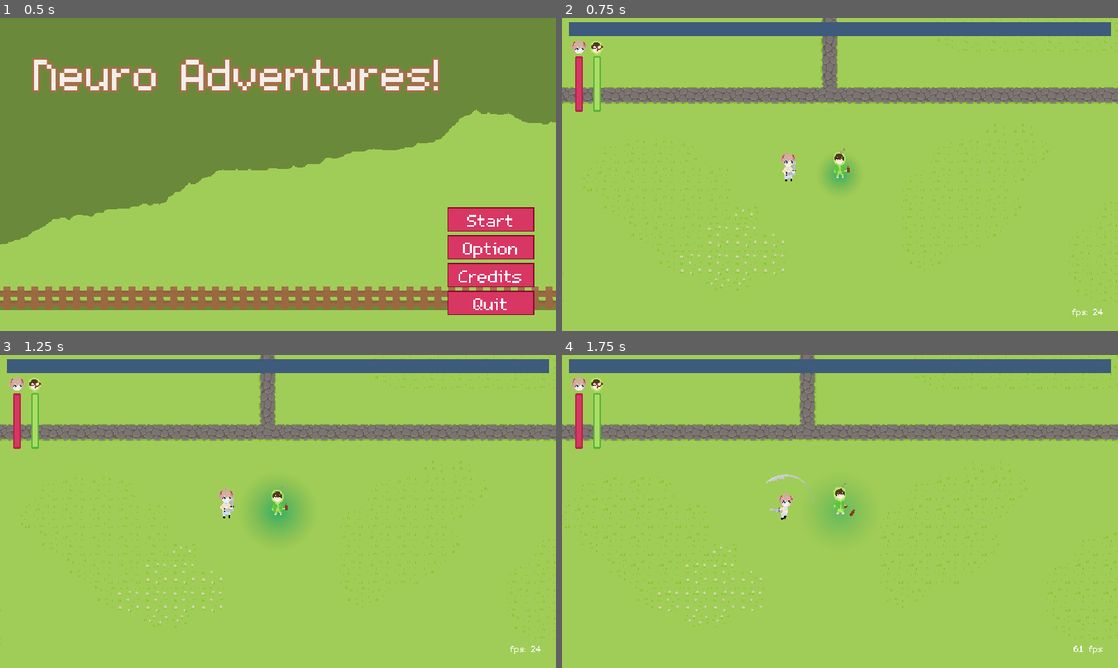
Above: before the commit, frames 1-4 (two rows, left to right).
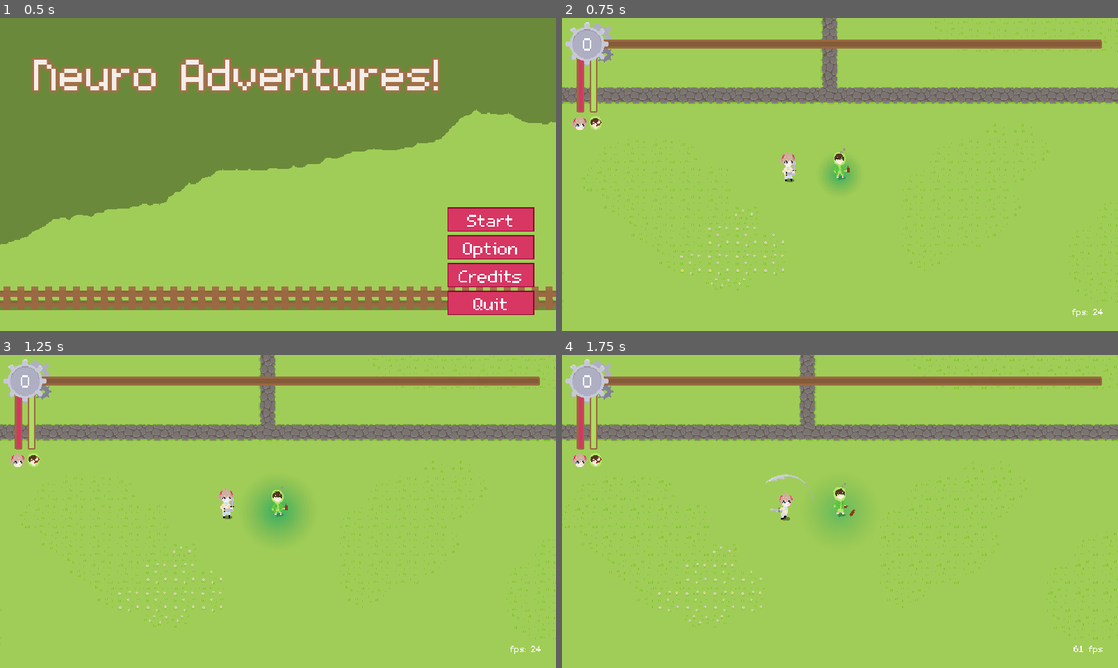
Above: after the commit, the same moments.

Repository: KotgeDev/Neuro-Adventures
Game: Godot game, scene res://scenes/ui/menu.tscn
Same seed, same stepped clock (60 frames per second), same inputs: the game is played once before the commit and once after it.
Inputs (mouse positions are in pixels of both pictures, inside the frame that each line leads up to):
- Up to frame 1 (0.5 s): no input
- Up to frame 2 (0.75 s): click "Start" at 0.5 s
- Up to frame 3 (1.25 s): no input
- Up to frame 4 (1.75 s): move the mouse to (962, 495) at 1.27 s; hold D (right) from 1.28 s (still down)

Frame 1 is identical in both runs. In frame 2, 8.1% of the frame differs, in the area x 0-99%, y 1-53%; in frame 3, 8.1%; in frame 4, 8.1%.

Commit message:
UI update and shadows

Diff:
--- a/scenes/characters/ais/neuro.tscn
+++ b/scenes/characters/ais/neuro.tscn
@@ -1,8 +1,15 @@
-[gd_scene load_steps=2 format=3 uid="uid://huy32vwhqidx"]
+[gd_scene load_steps=4 format=3 uid="uid://huy32vwhqidx"]
 
 [ext_resource type="PackedScene" uid="uid://y36yytk34v0i" path="res://scenes/characters/ais/ai.tscn" id="1_jb3ag"]
+[ext_resource type="Texture2D" uid="uid://bt7f65bo75tpd" path="res://assets/shared/shadow_s.png" id="2_7mhap"]
+[ext_resource type="Script" path="res://scripts/shared/shadow.gd" id="3_cimke"]
 
 [node name="Neuro" instance=ExtResource("1_jb3ag")]
 
+[node name="Shadow" type="Sprite2D" parent="." index="5"]
+position = Vector2(1, -16)
+texture = ExtResource("2_7mhap")
+script = ExtResource("3_cimke")
+
 [editable path="CharacterAnimation"]
 [editable path="Hurtbox"]
--- a/scenes/characters/character_animation.tscn
+++ b/scenes/characters/character_animation.tscn
@@ -176,10 +176,8 @@
 position = Vector2(1, -16)
 texture = ExtResource("3_y5qvk")
 hframes = 4
-frame = 1
 
 [node name="RunSprite" type="Sprite2D" parent="."]
-visible = false
 position = Vector2(1, -16)
 texture = ExtResource("4_w5xph")
 hframes = 6
@@ -199,10 +197,3 @@
 anim_player = NodePath("../AnimationPlayer")
 parameters/conditions/idle = false
 parameters/conditions/is_running = false
-
-[node name="_AnimationPlayer_22136" type="AnimationPlayer" parent="."]
-active = false
-root_node = NodePath("../..")
-libraries = {
-"": SubResource("AnimationLibrary_4vs80")
-}
--- a/scenes/characters/collab_partners/vedal.tscn
+++ b/scenes/characters/collab_partners/vedal.tscn
@@ -1,7 +1,14 @@
-[gd_scene load_steps=2 format=3 uid="uid://b8oia7t2aewka"]
+[gd_scene load_steps=4 format=3 uid="uid://b8oia7t2aewka"]
 
 [ext_resource type="PackedScene" uid="uid://du60tw8uyoqwb" path="res://scenes/characters/collab_partners/collab_partner.tscn" id="1_isy60"]
+[ext_resource type="Texture2D" uid="uid://bt7f65bo75tpd" path="res://assets/shared/shadow_s.png" id="2_a2hfa"]
+[ext_resource type="Script" path="res://scripts/shared/shadow.gd" id="3_2qssh"]
 
 [node name="Vedal" instance=ExtResource("1_isy60")]
 
+[node name="Shadow" type="Sprite2D" parent="." index="5"]
+position = Vector2(1, -24)
+texture = ExtResource("2_a2hfa")
+script = ExtResource("3_2qssh")
+
 [editable path="Hurtbox"]
--- a/scenes/enemies/boss_scenes/archer_boss.tscn
+++ b/scenes/enemies/boss_scenes/archer_boss.tscn
@@ -1,9 +1,11 @@
-[gd_scene load_steps=10 format=3 uid="uid://q4do4wgq6uk8"]
+[gd_scene load_steps=12 format=3 uid="uid://q4do4wgq6uk8"]
 
 [ext_resource type="Script" path="res://scripts/enemies/boss_scenes/archer_boss.gd" id="1_ap1r1"]
 [ext_resource type="Texture2D" uid="uid://bfvq0ycqm6028" path="res://assets/enemies/elf_archer_boss_sheet.png" id="2_hnqa3"]
 [ext_resource type="PackedScene" uid="uid://cpp0tc7uqrv4" path="res://scenes/shared/hurtbox.tscn" id="2_ty24d"]
 [ext_resource type="PackedScene" uid="uid://mjwkfxpnwct6" path="res://scenes/shared/continuous_hitbox.tscn" id="3_dthlq"]
+[ext_resource type="Texture2D" uid="uid://bpxvb4opdk1xy" path="res://assets/shared/shadow_m.png" id="5_71wx5"]
+[ext_resource type="Script" path="res://scripts/shared/shadow.gd" id="6_fm7fl"]
 
 [sub_resource type="CircleShape2D" id="CircleShape2D_yjxll"]
 radius = 233.002
@@ -115,6 +117,11 @@
 wait_time = 3.0
 autostart = true
 
+[node name="Shadow" type="Sprite2D" parent="."]
+position = Vector2(-2, -18)
+texture = ExtResource("5_71wx5")
+script = ExtResource("6_fm7fl")
+
 [connection signal="take_damage" from="Hurtbox" to="." method="_on_hurtbox_take_damage"]
 [connection signal="timeout" from="PathfindTimer" to="." method="_on_pathfind_timer_timeout"]
 [connection signal="timeout" from="FireTimer" to="." method="_on_fire_timer_timeout"]
--- a/scenes/enemies/enemy_scenes/goblin.tscn
+++ b/scenes/enemies/enemy_scenes/goblin.tscn
@@ -1,7 +1,8 @@
-[gd_scene load_steps=6 format=3 uid="uid://bkt5lb2mqdpas"]
+[gd_scene load_steps=7 format=3 uid="uid://bkt5lb2mqdpas"]
 
 [ext_resource type="PackedScene" uid="uid://cx1nd5x2s6vyt" path="res://scenes/enemies/simple_enemy.tscn" id="1_ugo6b"]
 [ext_resource type="Texture2D" uid="uid://dj4uhpf43bgln" path="res://assets/enemies/goblin_sheet.png" id="2_6slxd"]
+[ext_resource type="Texture2D" uid="uid://bpxvb4opdk1xy" path="res://assets/shared/shadow_m.png" id="3_l8byq"]
 
 [sub_resource type="Animation" id="Animation_pgyfm"]
 length = 0.001
@@ -64,5 +65,9 @@
 "": SubResource("AnimationLibrary_u2hhj")
 }
 
+[node name="Shadow" parent="." index="7"]
+position = Vector2(0, -24)
+texture = ExtResource("3_l8byq")
+
 [editable path="Hurtbox"]
 [editable path="ContinuousHitbox"]
--- a/scenes/enemies/enemy_scenes/knight.tscn
+++ b/scenes/enemies/enemy_scenes/knight.tscn
@@ -1,7 +1,8 @@
-[gd_scene load_steps=6 format=3 uid="uid://dm83qecyj7rl6"]
+[gd_scene load_steps=7 format=3 uid="uid://dm83qecyj7rl6"]
 
 [ext_resource type="PackedScene" uid="uid://cx1nd5x2s6vyt" path="res://scenes/enemies/simple_enemy.tscn" id="1_j3dd8"]
 [ext_resource type="Texture2D" uid="uid://dyjv33cs7year" path="res://assets/enemies/knight_sheet.png" id="2_gstcd"]
+[ext_resource type="Texture2D" uid="uid://bpxvb4opdk1xy" path="res://assets/shared/shadow_m.png" id="3_05qd1"]
 
 [sub_resource type="Animation" id="Animation_dkgki"]
 length = 0.001
@@ -42,7 +43,7 @@
 }
 
 [node name="Knight" instance=ExtResource("1_j3dd8")]
-SPEED = 10.0
+SPEED = 20.0
 MAX_HEALTH = 12.0
 DAMAGE = 8.0
 PATH_FIND_INTERVAL = 1.0
@@ -65,5 +66,9 @@
 "": SubResource("AnimationLibrary_jm0gq")
 }
 
+[node name="Shadow" parent="." index="7"]
+position = Vector2(-1, -20)
+texture = ExtResource("3_05qd1")
+
 [editable path="Hurtbox"]
 [editable path="ContinuousHitbox"]
--- a/scenes/enemies/enemy_scenes/kobold.tscn
+++ b/scenes/enemies/enemy_scenes/kobold.tscn
@@ -1,7 +1,8 @@
-[gd_scene load_steps=6 format=3 uid="uid://3rhy5g2brkg6"]
+[gd_scene load_steps=7 format=3 uid="uid://3rhy5g2brkg6"]
 
 [ext_resource type="PackedScene" uid="uid://cx1nd5x2s6vyt" path="res://scenes/enemies/simple_enemy.tscn" id="1_frcrl"]
 [ext_resource type="Texture2D" uid="uid://cjcv4341fqwvo" path="res://assets/enemies/kobold_sheet.png" id="2_il7mv"]
+[ext_resource type="Texture2D" uid="uid://bpxvb4opdk1xy" path="res://assets/shared/shadow_m.png" id="3_pblf5"]
 
 [sub_resource type="Animation" id="Animation_pgyfm"]
 length = 0.001
@@ -64,5 +65,9 @@
 "": SubResource("AnimationLibrary_u2hhj")
 }
 
+[node name="Shadow" parent="." index="7"]
+position = Vector2(-1, -24)
+texture = ExtResource("3_pblf5")
+
 [editable path="Hurtbox"]
 [editable path="ContinuousHitbox"]
--- a/scenes/enemies/enemy_scenes/slime.tscn
+++ b/scenes/enemies/enemy_scenes/slime.tscn
@@ -61,5 +61,8 @@
 "": SubResource("AnimationLibrary_2f5do")
 }
 
+[node name="Shadow" parent="." index="7"]
+position = Vector2(1, -25)
+
 [editable path="Hurtbox"]
 [editable path="ContinuousHitbox"]
--- a/scenes/enemies/enemy_scenes/soldier.tscn
+++ b/scenes/enemies/enemy_scenes/soldier.tscn
@@ -1,7 +1,8 @@
-[gd_scene load_steps=6 format=3 uid="uid://jt51ntggwgnw"]
+[gd_scene load_steps=7 format=3 uid="uid://jt51ntggwgnw"]
 
 [ext_resource type="PackedScene" uid="uid://cx1nd5x2s6vyt" path="res://scenes/enemies/simple_enemy.tscn" id="1_pihnb"]
 [ext_resource type="Texture2D" uid="uid://bytkmw7atwqj3" path="res://assets/enemies/soldier_sheet.png" id="2_c7i3u"]
+[ext_resource type="Texture2D" uid="uid://bpxvb4opdk1xy" path="res://assets/shared/shadow_m.png" id="3_xm2k1"]
 
 [sub_resource type="Animation" id="Animation_dkgki"]
 length = 0.001
@@ -42,6 +43,7 @@
 }
 
 [node name="Soldier" instance=ExtResource("1_pihnb")]
+SPEED = 30.0
 MAX_HEALTH = 4.0
 DAMAGE = 4.0
 ATTACK_INTERVAL = 0.7
@@ -65,5 +67,9 @@
 "": SubResource("AnimationLibrary_jm0gq")
 }
 
+[node name="Shadow" parent="." index="7"]
+position = Vector2(-1, -20)
+texture = ExtResource("3_xm2k1")
+
 [editable path="Hurtbox"]
 [editable path="ContinuousHitbox"]
--- a/scenes/enemies/simple_enemy.tscn
+++ b/scenes/enemies/simple_enemy.tscn
@@ -1,7 +1,8 @@
-[gd_scene load_steps=4 format=3 uid="uid://cx1nd5x2s6vyt"]
+[gd_scene load_steps=5 format=3 uid="uid://cx1nd5x2s6vyt"]
 
 [ext_resource type="Script" path="res://scripts/enemies/simple_enemy.gd" id="1_eq34g"]
 [ext_resource type="PackedScene" uid="uid://cpp0tc7uqrv4" path="res://scenes/shared/hurtbox.tscn" id="3_s745q"]
+[ext_resource type="Script" path="res://scripts/shared/shadow.gd" id="4_c6u8k"]
 [ext_resource type="PackedScene" uid="uid://mjwkfxpnwct6" path="res://scenes/shared/continuous_hitbox.tscn" id="4_jxd8c"]
 
 [node name="SimpleEnemy" type="Node2D"]
@@ -27,6 +28,9 @@
 
 [node name="MarchDuration" type="Timer" parent="."]
 
+[node name="Shadow" type="Sprite2D" parent="."]
+script = ExtResource("4_c6u8k")
+
 [connection signal="take_damage" from="Hurtbox" to="." method="_on_hurtbox_take_damage"]
 [connection signal="timeout" from="PathfindTimer" to="." method="_on_pathfind_timer_timeout"]
 [connection signal="timeout" from="MarchDuration" to="." method="_on_march_duration_timeout"]
--- a/scenes/ui/hud.tscn
+++ b/scenes/ui/hud.tscn
@@ -1,11 +1,10 @@
-[gd_scene load_steps=13 format=3 uid="uid://dqy8eus7xktlq"]
+[gd_scene load_steps=12 format=3 uid="uid://dqy8eus7xktlq"]
 
 [ext_resource type="Script" path="res://scripts/ui/hud.gd" id="1_jg8iq"]
-[ext_resource type="Texture2D" uid="uid://clpdynieekcha" path="res://assets/ui/ai_health_bar_under.png" id="2_lnaml"]
 [ext_resource type="Texture2D" uid="uid://cdfsvbsr2p0cs" path="res://assets/ui/ai_health_bar.png" id="3_h2em7"]
-[ext_resource type="Texture2D" uid="uid://tnubhijqfq02" path="res://assets/ui/collab_partner_health_bar_under.png" id="4_i77dk"]
 [ext_resource type="Texture2D" uid="uid://dnl8tal30m0jt" path="res://assets/ui/ui_icons.png" id="4_nokq6"]
-[ext_resource type="Texture2D" uid="uid://cjb1btwxi635u" path="res://assets/ui/collab_partner_health_bar.png" id="5_xxcgw"]
+[ext_resource type="Texture2D" uid="uid://tnubhijqfq02" path="res://assets/ui/health_bar_under.png" id="6_jflyq"]
+[ext_resource type="Texture2D" uid="uid://cjb1btwxi635u" path="res://assets/ui/collab_partner_bar.png" id="6_uyxdy"]
 [ext_resource type="Texture2D" uid="uid://chm3hdjvrvpig" path="res://assets/ui/exp_bar_under.png" id="6_v5tns"]
 [ext_resource type="Texture2D" uid="uid://bbm64wjax8o6h" path="res://assets/ui/exp_bar.png" id="7_0d2lw"]
 [ext_resource type="Texture2D" uid="uid://crvnx5i06xcb6" path="res://assets/ui/ui_icons1.png" id="7_ofbrc"]
@@ -17,61 +16,70 @@
 process_mode = 3
 script = ExtResource("1_jg8iq")
 
-[node name="FPSCounter" type="Label" parent="."]
-offset_left = 541.0
-offset_top = 331.0
-offset_right = 623.0
-offset_bottom = 357.0
-theme_override_font_sizes/font_size = 16
-text = "fps: 24"
-horizontal_alignment = 2
-
 [node name="FPSCounterUpdateTimer" type="Timer" parent="."]
 autostart = true
 
-[node name="AIHealthBar" type="TextureProgressBar" parent="."]
-offset_left = 15.0
-offset_top = 44.0
-offset_right = 79.0
-offset_bottom = 108.0
+[node name="HealthBars" type="Control" parent="."]
+layout_mode = 3
+anchors_preset = 0
+offset_left = 3.0
+offset_top = -36.0
+offset_right = 43.0
+offset_bottom = 4.0
+
+[node name="AIIcon" type="TextureRect" parent="HealthBars"]
+offset_left = 2.0
+offset_top = 141.0
+offset_right = 34.0
+offset_bottom = 173.0
+texture = ExtResource("4_nokq6")
+stretch_mode = 2
+
+[node name="CollabPartnerIcon" type="TextureRect" parent="HealthBars"]
+offset_left = 20.0
+offset_top = 140.0
+offset_right = 52.0
+offset_bottom = 172.0
+texture = ExtResource("7_ofbrc")
+stretch_mode = 2
+
+[node name="AIHealthBar" type="TextureProgressBar" parent="HealthBars"]
+unique_name_in_owner = true
+offset_left = 14.0
+offset_top = 81.0
+offset_right = 78.0
+offset_bottom = 145.0
 value = 100.0
 fill_mode = 3
-texture_under = ExtResource("2_lnaml")
+texture_under = ExtResource("6_jflyq")
 texture_progress = ExtResource("3_h2em7")
 
-[node name="AIIcon" type="TextureRect" parent="."]
-offset_left = 4.0
-offset_top = 17.0
-offset_right = 36.0
-offset_bottom = 49.0
-texture = ExtResource("4_nokq6")
-stretch_mode = 2
-
-[node name="CollabPartnerHealthBar" type="TextureProgressBar" parent="."]
-offset_left = 36.0
-offset_top = 44.0
-offset_right = 100.0
-offset_bottom = 108.0
+[node name="CollabPartnerHealthBar" type="TextureProgressBar" parent="HealthBars"]
+unique_name_in_owner = true
+offset_left = 29.0
+offset_top = 81.0
+offset_right = 93.0
+offset_bottom = 145.0
 value = 100.0
 fill_mode = 3
-texture_under = ExtResource("4_i77dk")
-texture_progress = ExtResource("5_xxcgw")
-
-[node name="CollabPartnerIcon" type="TextureRect" parent="."]
-offset_left = 24.0
-offset_top = 17.0
-offset_right = 56.0
-offset_bottom = 49.0
-texture = ExtResource("7_ofbrc")
-stretch_mode = 2
+texture_under = ExtResource("6_jflyq")
+texture_progress = ExtResource("6_uyxdy")
 
 [node name="EXPBar" type="TextureProgressBar" parent="."]
-offset_left = 8.0
-offset_top = 5.0
-offset_right = 648.0
-offset_bottom = 69.0
+offset_top = 3.0
+offset_right = 640.0
+offset_bottom = 119.0
 texture_under = ExtResource("6_v5tns")
 texture_progress = ExtResource("7_0d2lw")
+
+[node name="LevelCounter" type="Label" parent="."]
+offset_left = 10.0
+offset_top = 16.0
+offset_right = 50.0
+offset_bottom = 42.0
+text = "0"
+horizontal_alignment = 1
+vertical_alignment = 1
 
 [node name="UpgradeMenu" type="Control" parent="."]
 unique_name_in_owner = true
@@ -299,6 +307,27 @@
 [node name="CenterMarker" type="Marker2D" parent="."]
 position = Vector2(320, 180)
 
+[node name="FPSCounter" type="Label" parent="."]
+offset_left = 541.0
+offset_top = 331.0
+offset_right = 623.0
+offset_bottom = 357.0
+theme_override_font_sizes/font_size = 16
+text = "fps: 24"
+horizontal_alignment = 2
+
+[node name="Filter" type="ColorRect" parent="."]
+visible = false
+z_index = 100
+z_as_relative = false
+anchors_preset = 15
+anchor_right = 1.0
+anchor_bottom = 1.0
+grow_horizontal = 2
+grow_vertical = 2
+mouse_filter = 2
+color = Color(0.419608, 0.203922, 0.0313726, 0.0392157)
+
 [connection signal="timeout" from="FPSCounterUpdateTimer" to="." method="_on_fps_counter_update_timer_timeout"]
-[connection signal="pressed" from="EndGame/MenuContainer/ContinueButton" to="." method="show_endgame"]
+[connection signal="pressed" from="EndGame/MenuContainer/ContinueButton" to="." method="hide_endgame"]
 [connection signal="pressed" from="EndGame/MenuContainer/MenuButton" to="." method="_on_menu_button_pressed"]
--- a/scripts/characters/ais/ai.gd
+++ b/scripts/characters/ais/ai.gd
@@ -23,7 +23,7 @@
 @onready var max_speed: float = BASE_MAX_SPEED
 @onready var ai_distance: float = BASE_AI_DISTANCE
 var velocity: Vector2
-var cookie_drop_chance := 0
+var cookie_drop_chance := 0.005
 #endregion
 
 #region SOUNDFX
--- a/scripts/characters/collab_partners/collab_partner.gd
+++ b/scripts/characters/collab_partners/collab_partner.gd
@@ -28,7 +28,7 @@
 var expp := 0
 var exp_requirement := EXP_REQ_INIT
 var lv := 1
-var creggs_drop_chance := 0
+var creggs_drop_chance := 0.005
 #endregion
 
 #region SOUNDFX
--- a/scripts/collectibles/collectible.gd
+++ b/scripts/collectibles/collectible.gd
@@ -3,24 +3,31 @@
 
 var is_collection = false
 var floating = 1.55334
-@onready var collab_partner = get_tree().get_first_node_in_group("collab_partner")
+@onready var collab_partner = get_tree().get_first_node_in_group("collab_partner") as CollabPartner
 @onready var current_y_pos = global_position.y
 
 # Called every frame. 'delta' is the elapsed time since the previous frame.
 func _process(delta) -> void:
+	if pickup_not_allowed():
+		floating += delta*5
+		global_position = Vector2(global_position.x,current_y_pos + (sin(floating)*2))
+		return
+
 	var distance = collab_partner.global_position.distance_to(global_position)
-	if(distance < 2):
+	if distance < 2:
 		fire_signal()
 		queue_free()
-	elif(distance > 2 && distance < collab_partner.pickup_range):
+	elif distance > 2 && distance < collab_partner.pickup_range:
 		var dir = collab_partner.global_position - global_position
 		dir = dir.normalized()
-
 		global_position += 120*dir*delta
 	else:
 		floating += delta*5
 		global_position = Vector2(global_position.x,current_y_pos + (sin(floating)*2))
-	pass
+
+## Override to use
+func pickup_not_allowed() -> bool:
+	return false
 
 ## Override to use
 func fire_signal() -> void:
--- a/scripts/collectibles/cookie.gd
+++ b/scripts/collectibles/cookie.gd
@@ -1,4 +1,12 @@
 extends Collectible
+
+@onready var ai = get_tree().get_first_node_in_group("ai") as AI
+
+func pickup_not_allowed() -> bool:
+	if ai.health == ai.MAX_HEALTH:
+		return true
+	else:
+		return false
 
 func fire_signal() -> void:
 	Globals.collect_cookie.emit()
--- a/scripts/collectibles/creggs.gd
+++ b/scripts/collectibles/creggs.gd
@@ -1,4 +1,10 @@
 extends Collectible
+
+func pickup_not_allowed() -> bool:
+	if collab_partner.health == collab_partner.MAX_HEALTH:
+		return true
+	else:
+		return false
 
 func fire_signal() -> void:
 	Globals.collect_creggs.emit()
--- a/scripts/enemies/simple_enemy.gd
+++ b/scripts/enemies/simple_enemy.gd
@@ -92,14 +92,14 @@
 
 		var already_dropped_item := false
 
-		var cookie_num = randi_range(1, 100)
+		var cookie_num = randf()
 		if cookie_num <= ai.cookie_drop_chance:
 			var cookie = cookie_template.instantiate()
 			cookie.global_position = global_position
 			get_parent().call_deferred("add_child", cookie)
 			already_dropped_item = true
 
-		var creggs_num = randi_range(1, 100)
+		var creggs_num = randf()
 		if creggs_num <= collab_partner.creggs_drop_chance:
 			var creggs = creggs_template.instantiate()
 			creggs.global_position = global_position
--- a/scripts/maps/farm.gd
+++ b/scripts/maps/farm.gd
@@ -31,7 +31,7 @@
 	Globals.spawn.emit(slime_template, 100, 1.0)
 	Globals.spawn.emit(goblin_template, 100, 1.0)
 	await get_tree().create_timer(50, false).timeout
-	add_march(left_right_flank, kobold_template, 60.0)
+	add_march(left_right_flank, kobold_template, 32.0)
 	await get_tree().create_timer(50, false).timeout
 	# All first wave enemise spawned at this point.
 	await get_tree().create_timer(30, false).timeout
@@ -43,7 +43,7 @@
 	Globals.spawn.emit(goblin_template, 75, 0.7)
 	Globals.spawn.emit(kobold_template, 100, 1.0)
 	await get_tree().create_timer(50, false).timeout
-	add_march(left_right_flank, soldier_template, 32.0)
+	add_march(left_right_flank, soldier_template, 43.0)
 	await get_tree().create_timer(50, false).timeout
 	# All first wave enemise spawned at this point.
 	await get_tree().create_timer(30, false).timeout
@@ -55,14 +55,14 @@
 	Globals.spawn.emit(kobold_template, 75, 2.0)
 	Globals.spawn.emit(soldier_template, 100, 1.0)
 	await get_tree().create_timer(50, false).timeout
-	add_march(top_down_flank, knight_template, 60.0)
+	add_march(top_down_flank, knight_template, 30.0)
 	await get_tree().create_timer(50, false).timeout
 	# All first wave enemise spawned at this point.
 	await get_tree().create_timer(30, false).timeout
 
 	# Final Wave
 	print("FINAL WAVE STARTING")
-	add_march(left_right_flank, knight_template, 60.0)
+	add_march(left_right_flank, knight_template, 63.0)
 	Globals.spawn.emit(knight_template, 20, 0.2)
 	Globals.spawn.emit(kobold_template, 75, 2.0)
 	Globals.spawn.emit(soldier_template, 75, 1.0)
--- /dev/null
+++ b/scripts/shared/shadow.gd
@@ -0,0 +1,5 @@
+extends Sprite2D
+class_name Shadow
+
+func _ready() -> void:
+	z_index = -2
--- a/scripts/ui/hud.gd
+++ b/scripts/ui/hud.gd
@@ -1,13 +1,14 @@
 extends CanvasLayer
 
 #region NODES
-@onready var ai_health_bar = $AIHealthBar
-@onready var collab_partner_health_bar = $CollabPartnerHealthBar
+@onready var ai_health_bar = %AIHealthBar
+@onready var collab_partner_health_bar = %CollabPartnerHealthBar
 @onready var exp_bar = $EXPBar
 @onready var end_game = $EndGame
 @onready var center_marker = $CenterMarker
 @onready var fps_counter = $FPSCounter
 @onready var upgrade_menu = %UpgradeMenu
+@onready var level_counter = $LevelCounter
 var collab_partner
 #endregion
 
@@ -30,6 +31,7 @@
 var total_paused_time_msec = 0.0
 var menu_allowed := true
 var upgrade_screen_on := false
+var display_level = 0
 
 func _ready() -> void:
 	ashakepos = ai_health_bar.position
@@ -143,6 +145,9 @@
 	exp_value = float(exp) / float(max) * 100
 
 func _on_send_random_upgrades(upgrades: Array) -> void:
+	display_level += 1
+	level_counter.text = str(display_level)
+
 	if upgrades.size() == 0:
 		return
 
--- a/scripts/upgrades/cookies_upgrade.gd
+++ b/scripts/upgrades/cookies_upgrade.gd
@@ -1,9 +1,9 @@
 extends UpgradeScene
 
-@export var lv1_chance = 1
-@export var lv2_chance = 2
-@export var lv3_chance = 5
-@export var lv4_chance = 10
+@export var lv1_chance = 0.01
+@export var lv2_chance = 0.02
+@export var lv3_chance = 0.05
+@export var lv4_chance = 0.10
 
 @onready var ai: AI = get_parent()
 
--- a/scripts/upgrades/creggs_upgrade.gd
+++ b/scripts/upgrades/creggs_upgrade.gd
@@ -1,9 +1,9 @@
 extends UpgradeScene
 
-@export var lv1_chance = 1
-@export var lv2_chance = 2
-@export var lv3_chance = 5
-@export var lv4_chance = 10
+@export var lv1_chance = 0.01
+@export var lv2_chance = 0.02
+@export var lv3_chance = 0.05
+@export var lv4_chance = 0.10
 
 @onready var collab_partner: CollabPartner = get_parent()
 
Binary file changed: assets/collectibles/cookies.png
Binary file changed: assets/enemies/blue_slime_sheet.png
Binary file changed: assets/enemies/goblin_sheet.png
Binary file changed: assets/enemies/kobold_sheet.png
Binary file added: assets/shared/shadow_m.png
Not shown, changed: assets/shared/shadow_m.png.import
Binary file added: assets/shared/shadow_s.png
Not shown, added: assets/shared/shadow_s.png.import
Binary file removed: assets/ui/ai_health_bar_under.png
Renamed: assets/ui/collab_partner_health_bar.png -> assets/ui/collab_partner_bar.png
Not shown, changed: assets/ui/collab_partner_bar.png.import
Binary file removed: assets/ui/collab_partner_health_bar_under.png
(and 4 more such lines)
